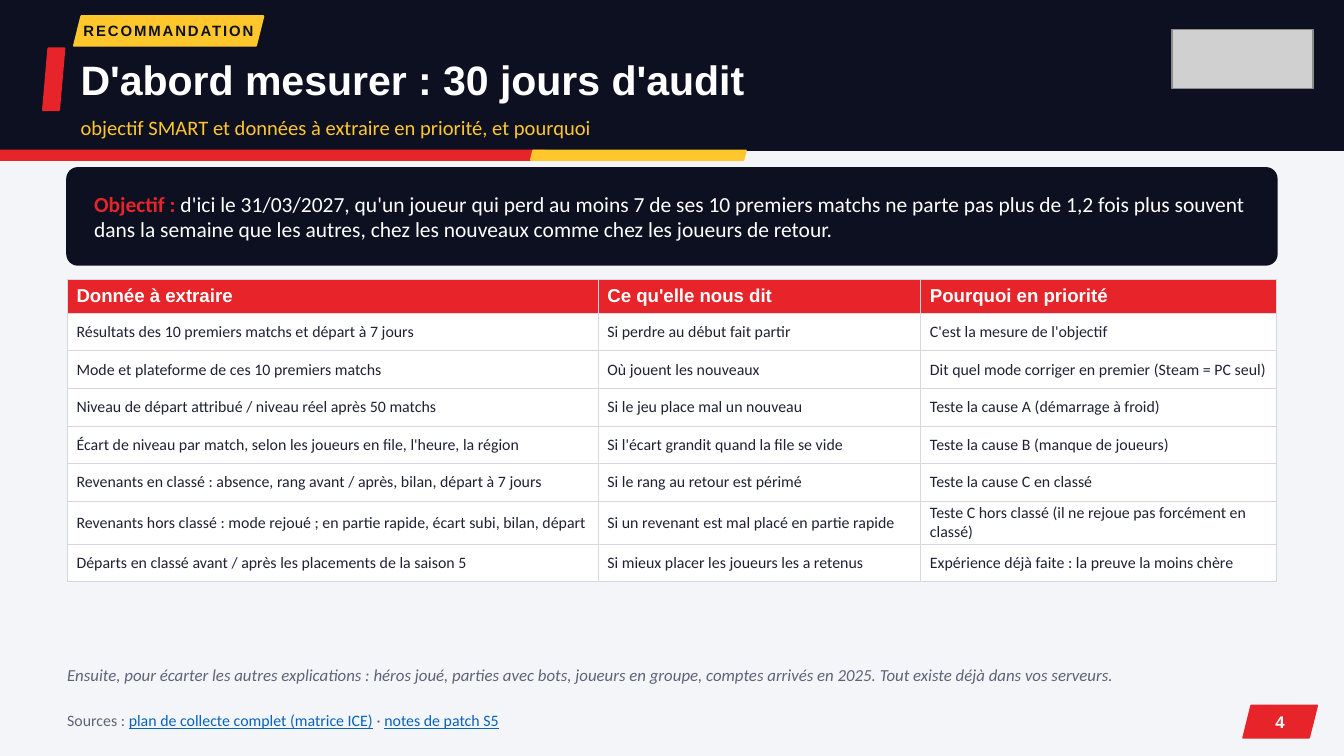
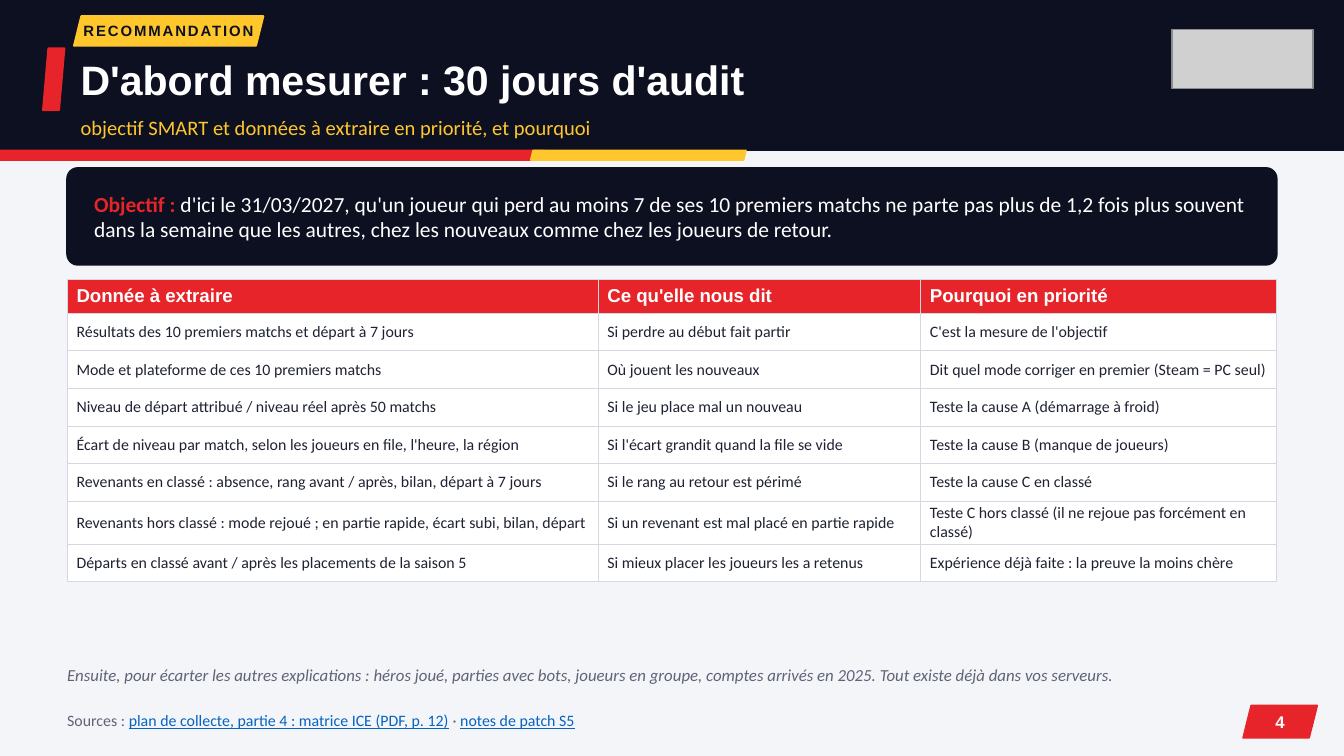
Before and after one commit to noeantoniov1-crypto/SOCIO, a slide deck: slide 4 of docs/presentation/pitch_marvel_rivals_netease.pptx. Drawn at 1344x756 pixels with LibreOffice and Linux fonts; fonts in the diff are those of the drawing; grey boxes stand for pictures. Boxes give left, top, right and bottom in pixels: in the first picture for what was removed or moved away, otherwise in the second. Text is boxed around its words. In the diff, an @@ line names an element or a change of style, - is before the commit and + after.

```diff
--- a/docs/presentation/pitch_marvel_rivals_netease.pptx
+++ b/docs/presentation/pitch_marvel_rivals_netease.pptx
@@ text at (67, 714, 574, 729): text changed @@
-Sources : plan de collecte complet (matrice ICE) · notes de patch S5
+Sources : plan de collecte, partie 4 : matrice ICE (PDF, p. 12) · notes de patch S5
```
Also in this commit, not shown: 6 other slides changed, 2 other files.
